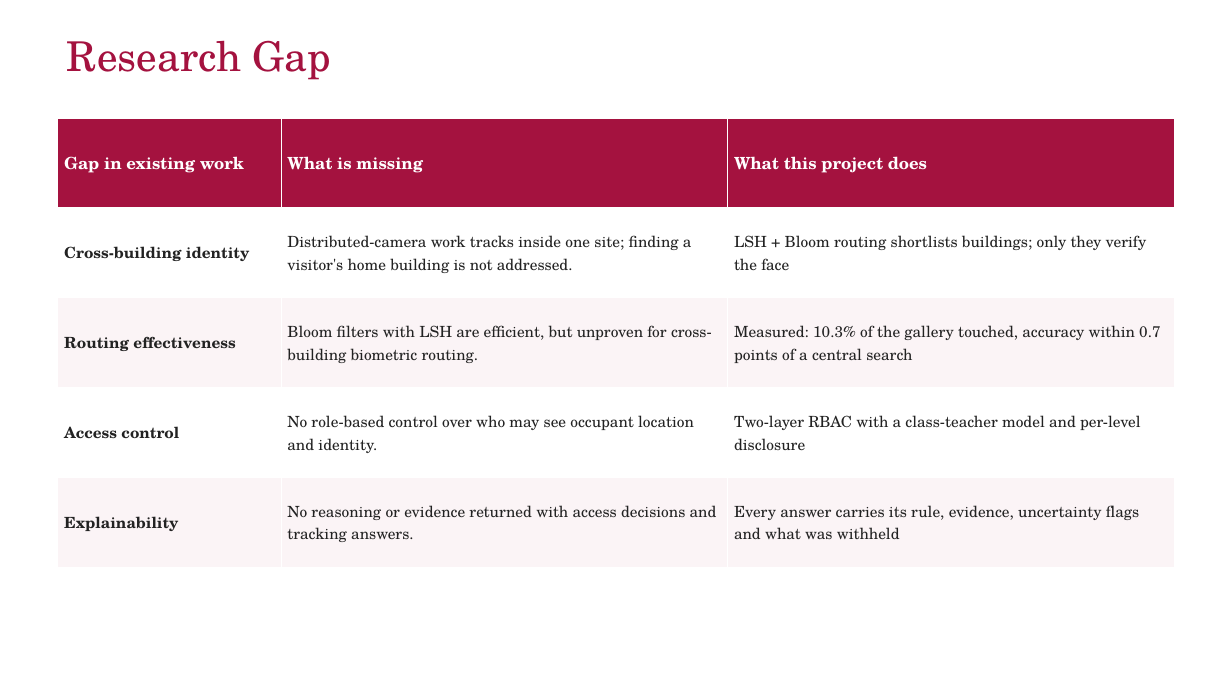
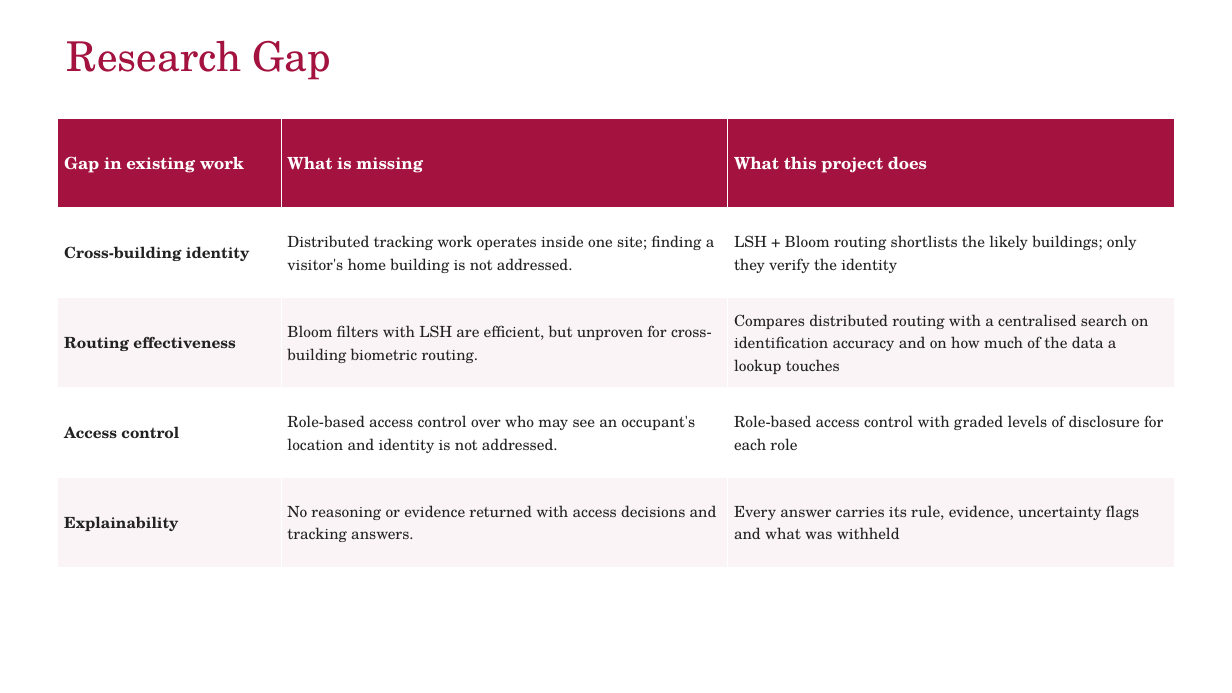
Before and after one commit to yadhu-vipin/Occupant_Tracking_v2, a slide deck: slide 7 of final_review/S7_Final_Review_Group_C3.pptx. Drawn at 1232x693 pixels with LibreOffice and Linux fonts; fonts in the diff are those of the drawing; background and template pictures are left out. Boxes give left, top, right and bottom in pixels: in the first picture for what was removed or moved away, otherwise in the second. Text is boxed around its words. In the diff, an @@ line names an element or a change of style, - is before the commit and + after.

Commit message:
docs: deck slides 3-9 reworded (sensor-neutral introduction, problem definition and objectives, research gap without values, RBAC wording); diagrams say sensor event

```diff
--- a/final_review/S7_Final_Review_Group_C3.pptx
+++ b/final_review/S7_Final_Review_Group_C3.pptx
@@ table at (x1=57, y1=118, x2=1174, y2=567) @@
-row 2, column 2: Distributed-camera work tracks inside one site; finding a visitor's home building is not addressed.
+row 2, column 2: Distributed tracking work operates inside one site; finding a visitor's home building is not addressed.
-row 2, column 3: LSH + Bloom routing shortlists buildings; only they verify the face
+row 2, column 3: LSH + Bloom routing shortlists the likely buildings; only they verify the identity
-row 3, column 3: Measured: 10.3% of the gallery touched, accuracy within 0.7 points of a central search
+row 3, column 3: Compares distributed routing with a centralised search on identification accuracy and on how much of the data a lookup touches
-row 4, column 2: No role-based control over who may see occupant location and identity.
+row 4, column 2: Role-based access control over who may see an occupant's location and identity is not addressed.
-row 4, column 3: Two-layer RBAC with a class-teacher model and per-level disclosure
+row 4, column 3: Role-based access control with graded levels of disclosure for each role
```
Also in this commit, not shown: 4 other slides changed, 4 other files.
